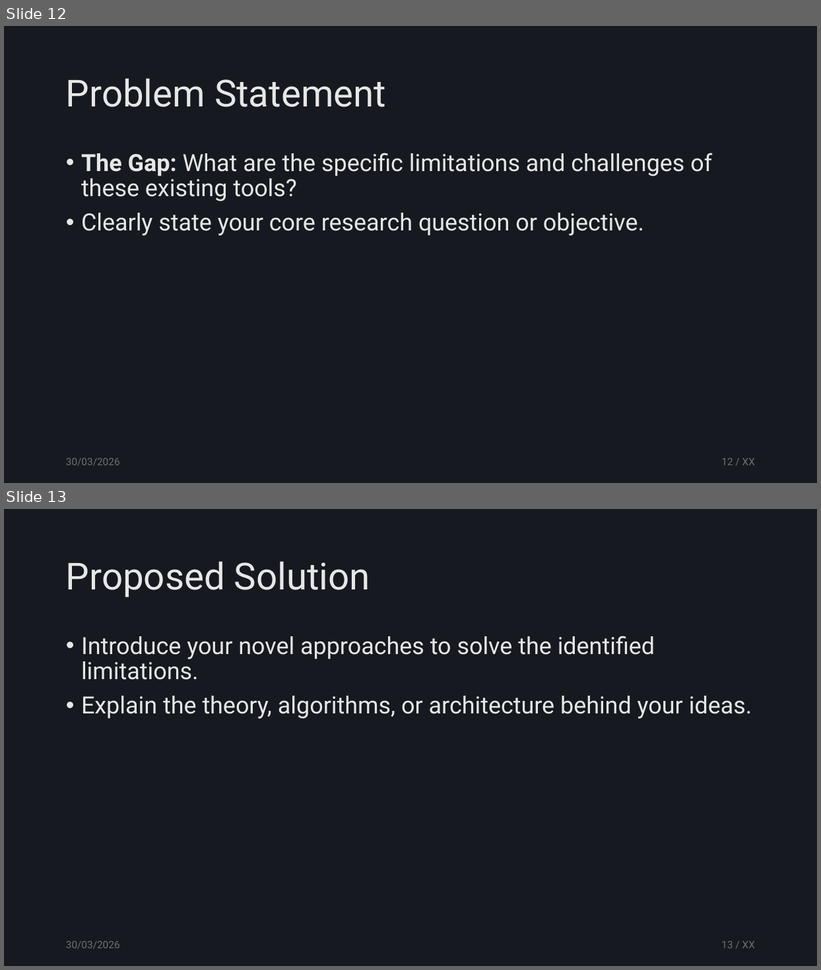
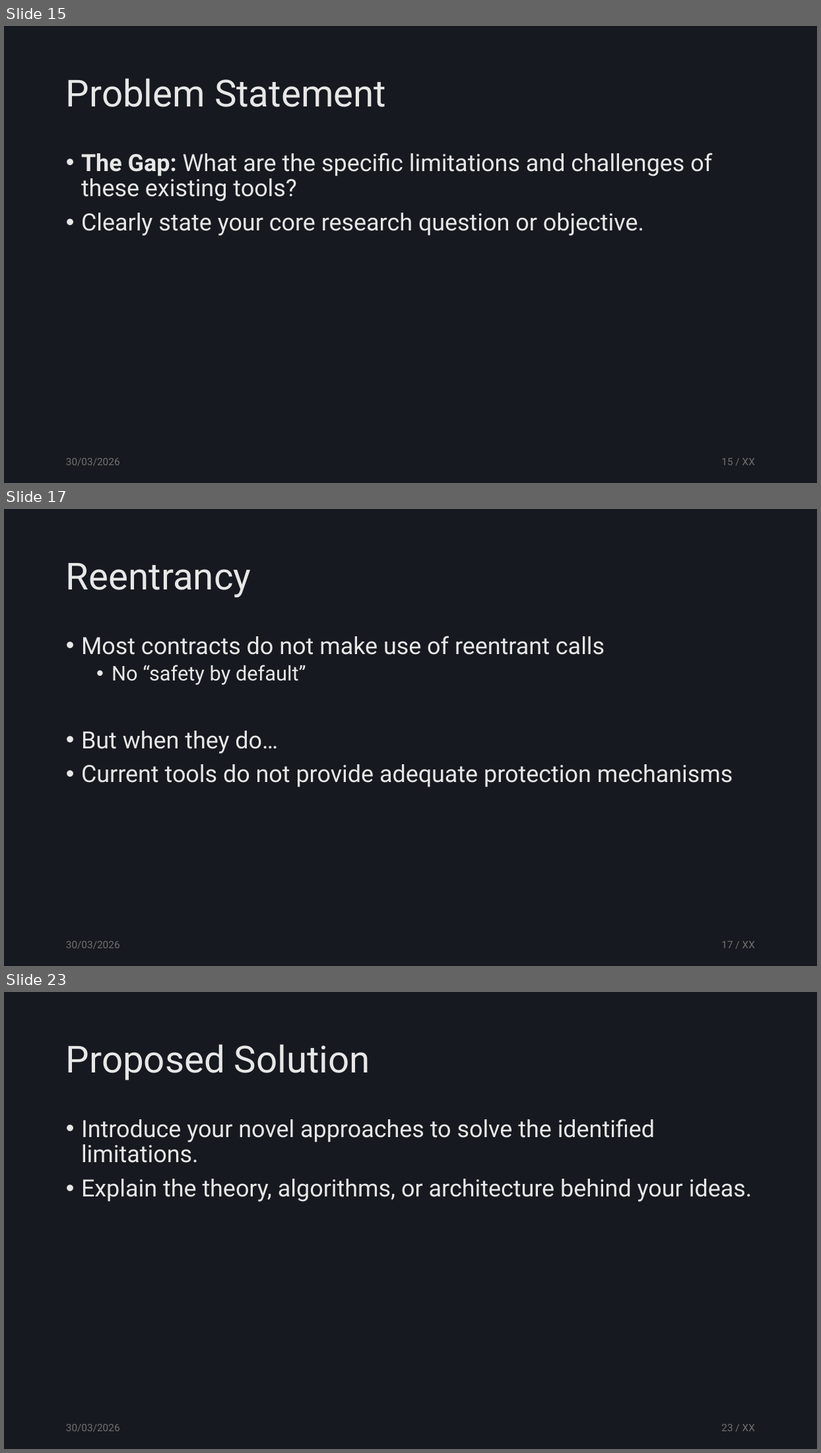
Before and after one commit to tzann/thesis, a slide deck: doc/presentation/Thesis.pptx. Shown one above the other, each under a label of ours: slides 12 and 13 before the commit, slides 15, 17 and 23 after it; the slides between them are not shown. The pictures are 821x970 and 821x1453 pixels, drawn with LibreOffice and Linux fonts; fonts in the diff are those of the drawing. Boxes give left, top, right and bottom in pixels: in the first picture for what was removed or moved away, otherwise in the second. Text is boxed around its words. In the diff, an @@ line names an element or a change of style, - is before the commit and + after.

```diff
--- a/doc/presentation/Thesis.pptx
+++ b/doc/presentation/Thesis.pptx
@@ slide 17 added at [4, 509, 817, 966], background #16191F @@
@@ title added at [66, 563, 251, 597], 44 pt, text #E7E7E7 @@
+Reentrancy
@@ text added at [81, 636, 733, 788], 28 pt, text #E7E7E7 @@
+• Most contracts do not make use of reentrant calls
+  • No “safety by default”
+• But when they do…
+• Current tools do not provide adequate protection mechanisms
@@ text added at [66, 941, 120, 949], 12 pt, text #707070 @@
+30/03/2026
@@ page number added at [721, 941, 755, 949], 12 pt, text #707070 @@
+17 / XX
@@ what was slide 12 is now slide 15 @@
@@ page number at [721, 458, 755, 466]: text changed @@
-12 / XX
+15 / XX
@@ what was slide 13 is now slide 23 @@
@@ page number at [721, 1424, 755, 1432]: text changed @@
-13 / XX
+23 / XX
```
Also in this commit, not shown: 3 slides changed, 9 other slides added, 4 other files.
